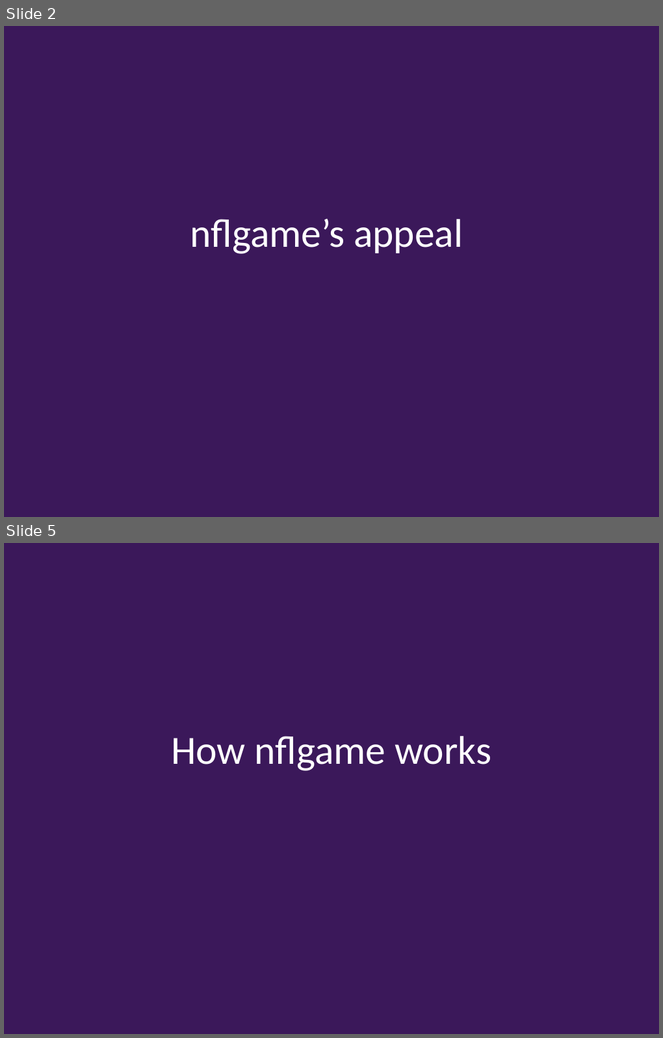
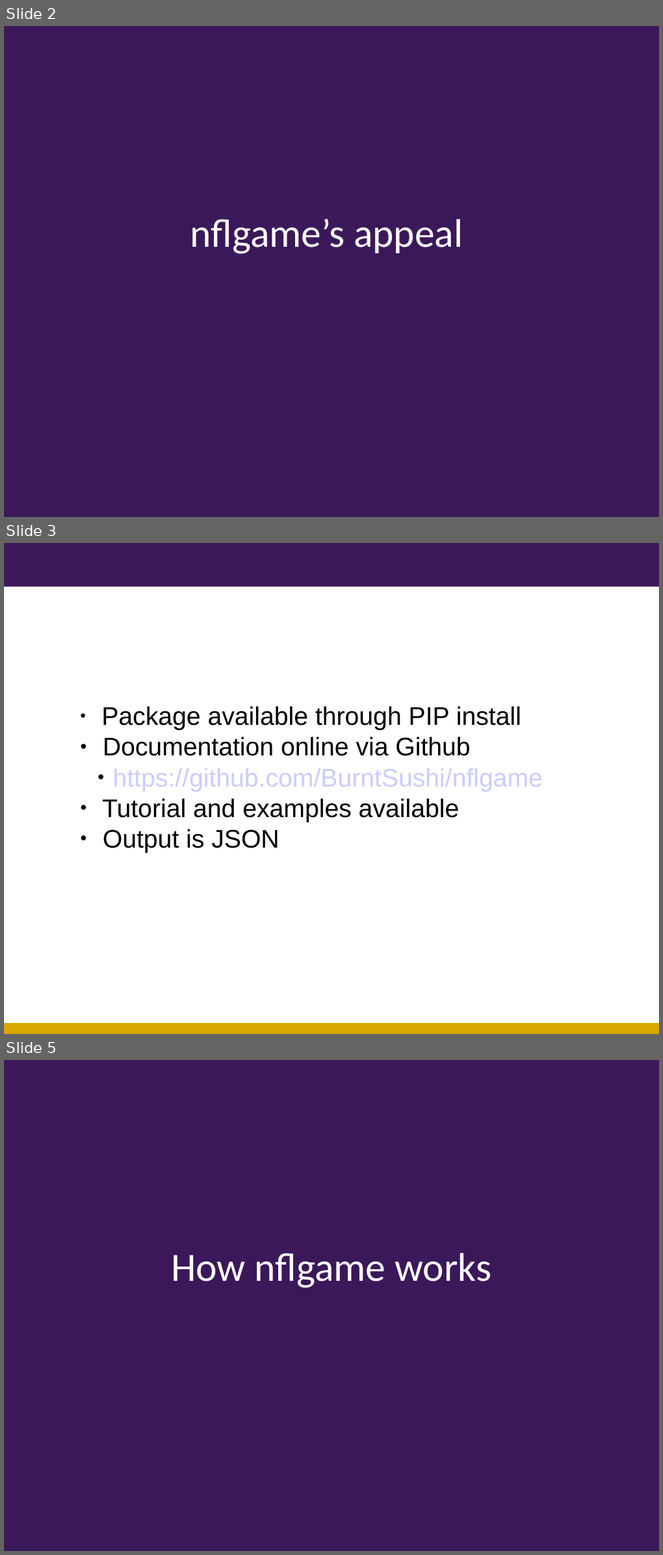
Before and after one commit to kpolimis/nfl-combine-evaluation, a slide deck: nflPP-CSE599-TechnologyReview.ppt. Shown one above the other, each under a label of ours: slides 2 and 5 before the commit, slides 2, 3 and 5 after it; the slides between them are not shown. The pictures are 663x1038 and 663x1555 pixels, drawn with LibreOffice and Linux fonts; fonts in the diff are those of the drawing; background and template pictures are left out. Boxes give left, top, right and bottom in pixels: in the first picture for what was removed or moved away, otherwise in the second. Text is boxed around its words. In the diff, an @@ line names an element or a change of style, - is before the commit and + after.

Commit message:
added nflgame appeal slides

```diff
--- a/nflPP-CSE599-TechnologyReview.ppt
+++ b/nflPP-CSE599-TechnologyReview.ppt
@@ slide 3 added at <box>4,543,659,1034</box>, background #FFFFFF @@
@@ rectangle added at <box>4,543,659,587</box>, fill #3B185A @@
@@ text added at <box>102,706,544,853</box>, 28 pt, text #000000 @@
+● Package available through PIP install
+● Documentation online via Github
+  ● https://github.com/BurntSushi/nflgame
+● Tutorial and examples available
+● Output is JSON
@@ rectangle added at <box>4,1023,659,1034</box>, fill #D7A900 @@
```
Also in this commit, not shown: 1 other slide added, 2 slides removed.
